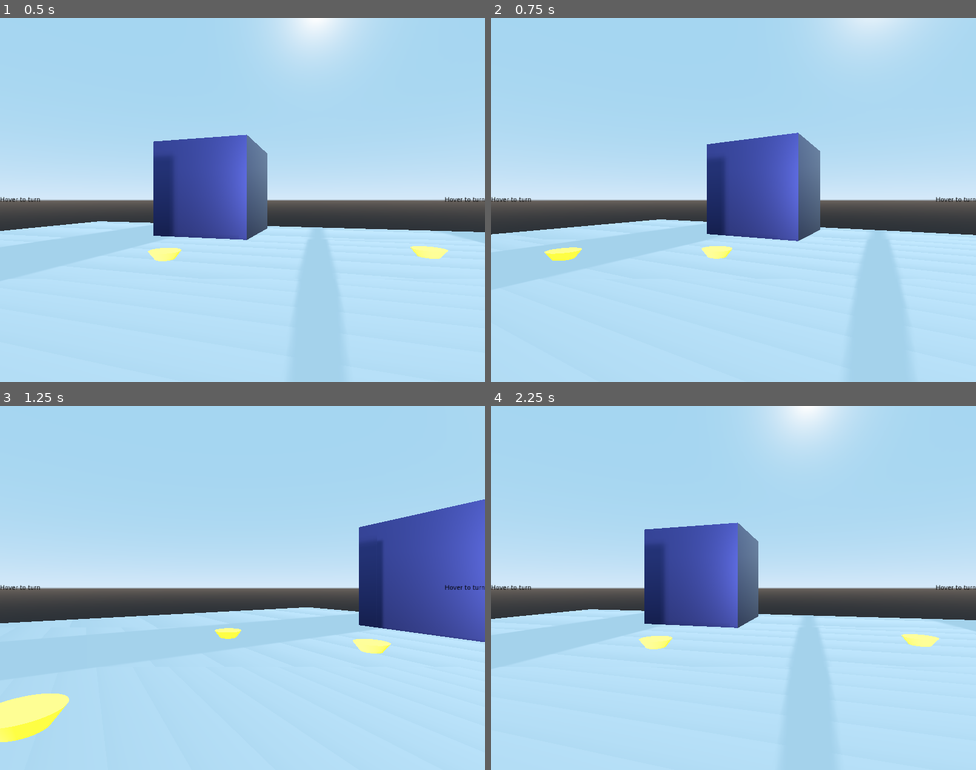
Above: before the commit, frames 1-4 (two rows, left to right).
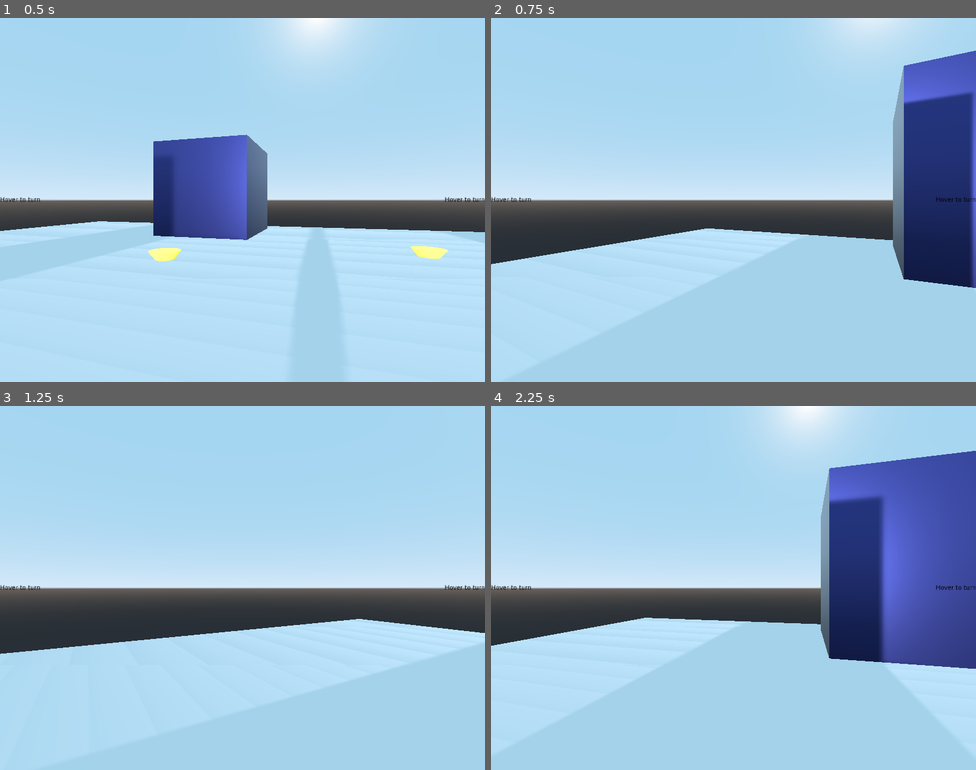
Above: after the commit, the same moments.

Repository: BrodyRas/AnnaSwift
Game: Godot game, scene res://Main.tscn
The game is run twice, just before and just after one commit, with the same random seed, the same clock (stepped at 60 frames per second) and the same inputs.
Inputs (mouse positions are in pixels of both pictures, inside the frame that each line leads up to):
- Up to frame 1 (0.5 s): no input
- Up to frame 2 (0.75 s): tap Enter at 0.5 s; move the mouse to (515, 200) at 0.52 s; click (515, 200) at 0.67 s
- Up to frame 3 (1.25 s): no input
- Up to frame 4 (2.25 s): move the mouse to (951, 588) at 1.27 s; click (951, 588) at 1.42 s; move the mouse to (782, 507) at 2.02 s; click (782, 507) at 2.17 s

Frame 1 is identical in both runs. In frame 2, 20% of the frame differs, in the area x 0-100%, y 9-77%; in frame 3, 15%; in frame 4, 27%, in the area x 0-100%, y 12-73%.

Commit message:
Added warp movement

Diff:
--- a/Player.gd
+++ b/Player.gd
@@ -1,9 +1,4 @@
 extends Spatial
-
-
-# Declare member variables here. Examples:
-# var a = 2
-# var b = "text"
 
 export var turnSpeed = 1.0
 var turningLeft = false
@@ -12,14 +7,20 @@
 
 # Called when the node enters the scene tree for the first time.
 func _ready():
-	pass # Replace with function body.
+	# Get the list of WalkNodes in the scene, and connect their signals to our move function
+	var children = get_tree().get_root().find_node("WalkNodes", true, false).get_children()
+	for child in children:
+		child.connect("walkAreaClicked", self, "_on_WalkArea_Clicked")
+
+# When a WalkArea is clicked, warp to its global position
+func _on_WalkArea_Clicked(position):
+	self.global_transform.origin = position
 
 
-# Called every frame. 'delta' is the elapsed time since the previous frame.
-#func _process(delta):
-#	pass
+func _physics_process(delta):
+	handleTurning(delta)
 
-func _physics_process(delta):
+func handleTurning(delta):
 	if turningLeft:
 		self.rotate_y(deg2rad(turnSpeed))
 
@@ -28,12 +29,9 @@
 
 func _on_Left_Area_mouse_entered():
 	turningLeft = true
-
 func _on_Left_Area_mouse_exited():
 	turningLeft = false
-
 func _on_Right_Area_mouse_entered():
 	turningRight = true
-
 func _on_Right_Area_mouse_exited():
 	turningRight = false
--- a/WalkNode.gd
+++ b/WalkNode.gd
@@ -2,24 +2,10 @@
 
 signal walkAreaClicked
 
-# Declare member variables here. Examples:
-# var a = 2
-# var b = "text"
-
-
-# Called when the node enters the scene tree for the first time.
-func _ready():
-	pass # Replace with function body.
-
-
-# Called every frame. 'delta' is the elapsed time since the previous frame.
-#func _process(delta):
-#	pass
-
-
+# Once the area is clicked, emit a signal with global position, so the player can warp to this position
 func _on_MoveArea_input_event(camera, event, position, normal, shape_idx):
 	event = event as InputEventMouseButton
 	if event != null:
 		if event.button_index == BUTTON_LEFT and event.pressed == true:
-			print('clicked')
-			emit_signal("walkAreaClicked")
+			print('clicked', self.global_transform.origin)
+			emit_signal("walkAreaClicked", self.global_transform.origin)
--- a/WalkNode.tscn
+++ b/WalkNode.tscn
@@ -33,8 +33,9 @@
 #	pass
 "
 
-[sub_resource type="BoxShape" id=3]
-extents = Vector3( 1.172, 0.34, 1.152 )
+[sub_resource type="CylinderShape" id=5]
+radius = 5.0
+height = 10.0
 
 [node name="WalkNode" type="Spatial"]
 script = ExtResource( 1 )
@@ -48,6 +49,7 @@
 script = SubResource( 4 )
 
 [node name="CollisionShape" type="CollisionShape" parent="MeshInstance/MoveArea"]
-shape = SubResource( 3 )
+transform = Transform( 1, 0, 0, 0, 1, 0, 0, 0, 1, 0, 4.661, 0 )
+shape = SubResource( 5 )
 
 [connection signal="input_event" from="MeshInstance/MoveArea" to="." method="_on_MoveArea_input_event"]
